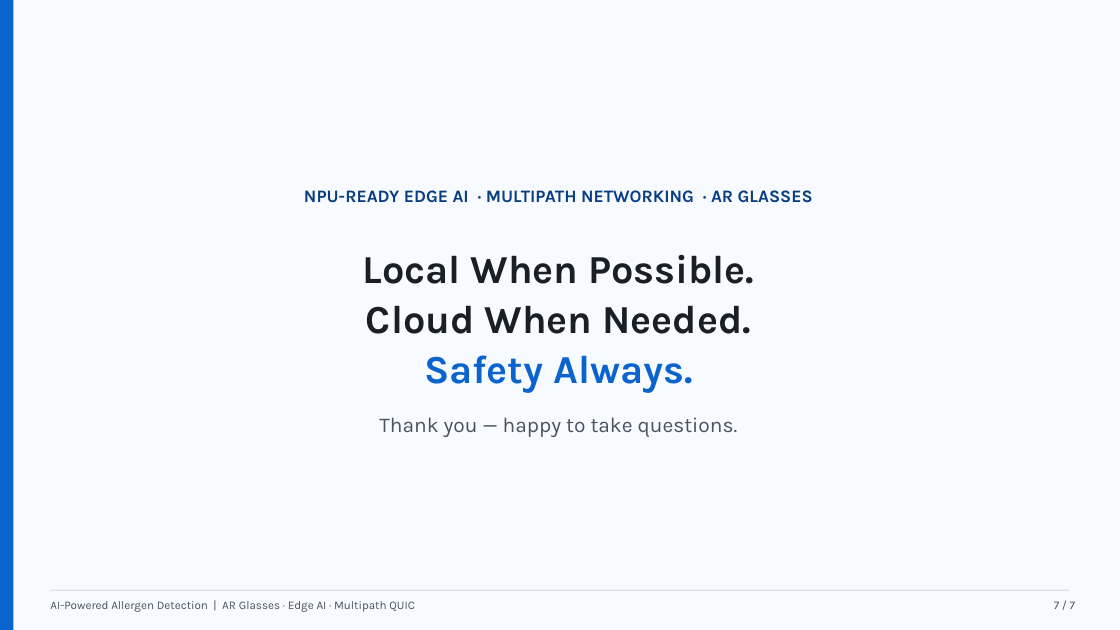
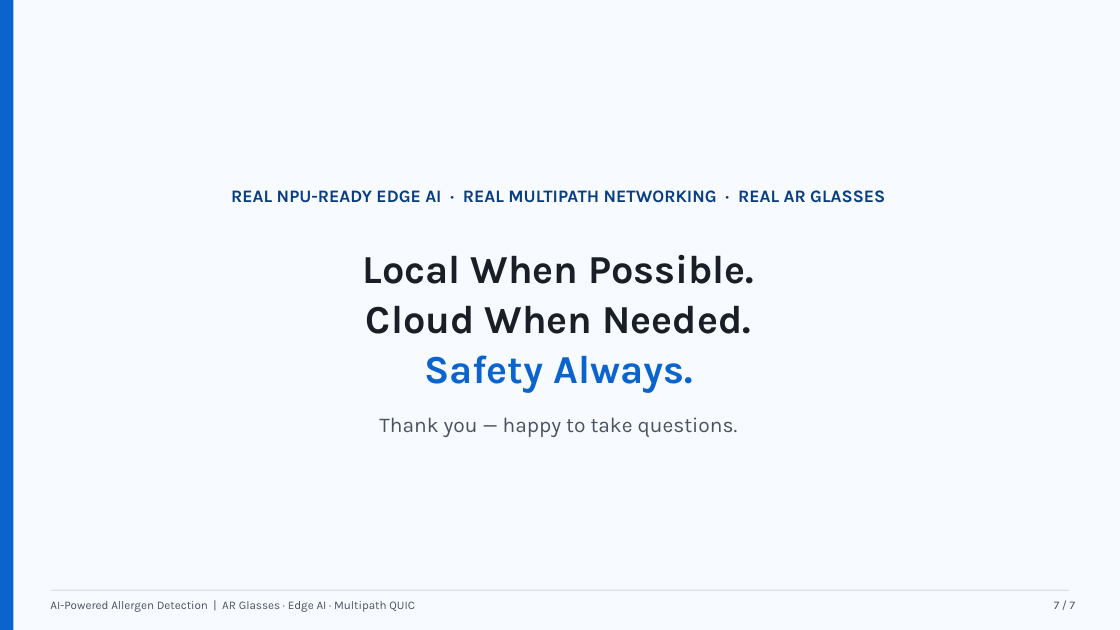
Before and after one commit to nparkgithub/hackathon26, a slide deck: slide 7 of docs/allergen_ar_presentation.pptx. Drawn at 1120x630 pixels with LibreOffice and Linux fonts; fonts in the diff are those of the drawing. Boxes give left, top, right and bottom in pixels: in the first picture for what was removed or moved away, otherwise in the second. Text is boxed around its words. In the diff, an @@ line names an element or a change of style, - is before the commit and + after.

```diff
--- a/docs/allergen_ar_presentation.pptx
+++ b/docs/allergen_ar_presentation.pptx
@@ text at bbox=[231, 190, 885, 203]: text changed @@
-NPU-READY EDGE AI · MULTIPATH NETWORKING · AR GLASSES
+REAL NPU-READY EDGE AI · REAL MULTIPATH NETWORKING · REAL AR GLASSES
```
Also in this commit, not shown: 4 other slides changed, 3 other files.
